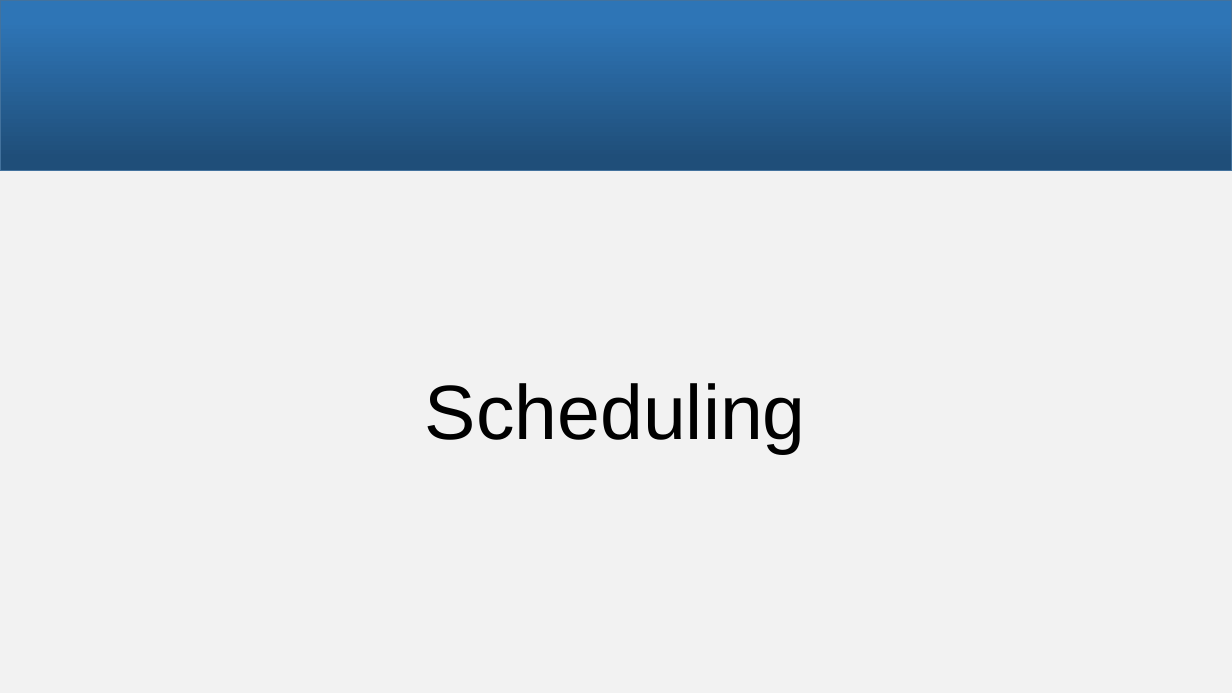
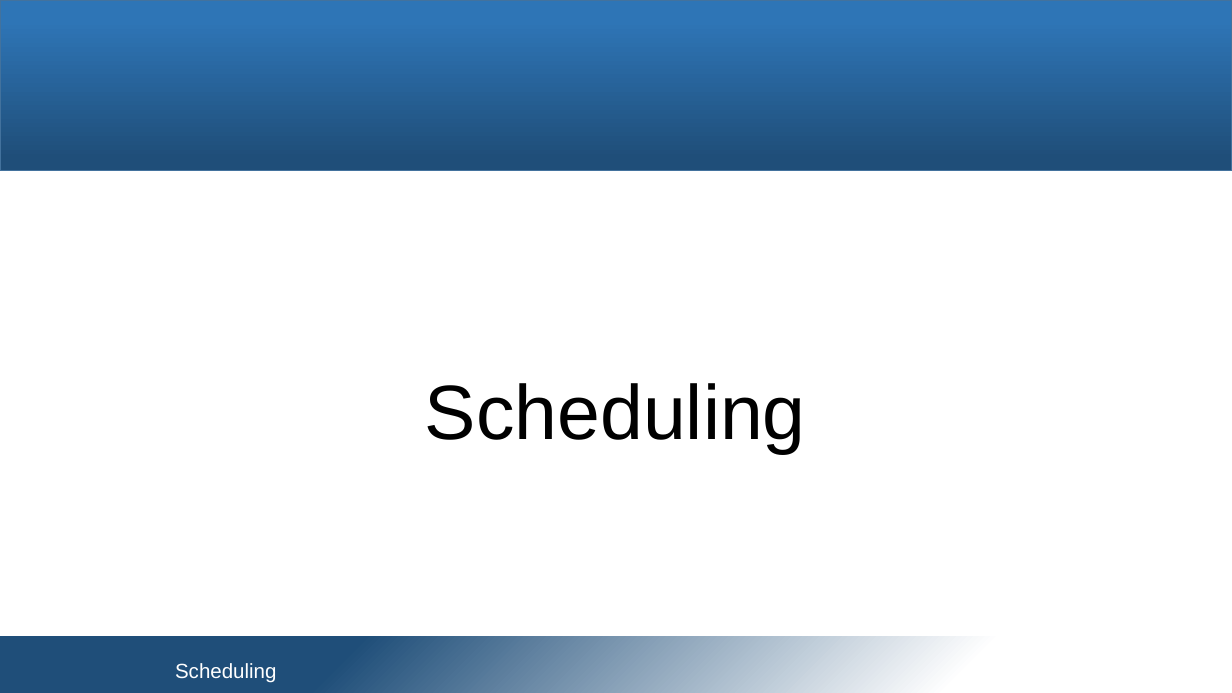
Before and after one commit to snobz/Seminar_BS_2017, a slide deck: slide 7 of Päsi/Seminar Betriebssysteme.pptx. Drawn at 1232x693 pixels with LibreOffice and Linux fonts; fonts in the diff are those of the drawing; background and template pictures are left out. Boxes give left, top, right and bottom in pixels: in the first picture for what was removed or moved away, otherwise in the second. Text is boxed around its words. In the diff, an @@ line names an element or a change of style, - is before the commit and + after.

```diff
--- a/Päsi/Seminar Betriebssysteme.pptx
+++ b/Päsi/Seminar Betriebssysteme.pptx
@@ background #F2F2F2 to #FFFFFF @@
@@ rectangle added at [0,636,1232,693], fill gradient #FFFFFF to #1F4E79 @@
@@ text added at [175,663,276,683], 16 pt, text #FFFFFF @@
+Scheduling
```
Also in this commit, not shown: 10 other slides changed, 1 other file.
